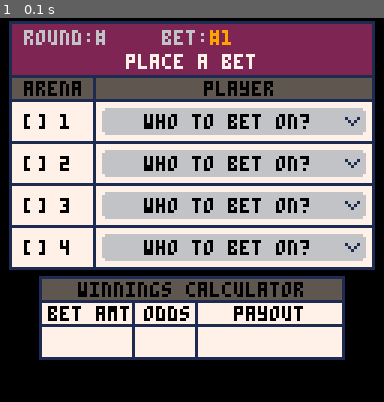
Above: before the commit, frame 1.
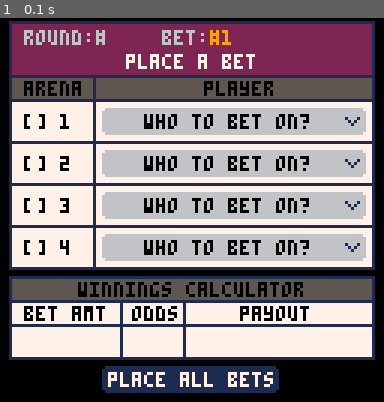
Above: after the commit, the same moment.

Repository: suspicious-smoke/club-bets-pico8
Game: PICO-8 cartridge club-bets.p8
Two runs of this game, one before a commit and one after it. Both use one fixed random seed, a clock stepped at 60 frames per second and the inputs below.
Inputs:
- Up to frame 1 (0.1 s): no input

The runs differ from the first frame. In frame 1, 8.1% of the frame differs, in the area x 2-98%, y 67-98%.

Commit message:
place bet ui

Diff:
--- a/club-bets.p8
+++ b/club-bets.p8
@@ -130,17 +130,21 @@
 	end
 
 	--winning calculator
-	rrectfill(14,87,100,26,0,7)--ticket
-	rrect(13,86,102,28,0,1)--outline
-	rrectfill(14,87,100,8,0,5)--title
+	rrectfill(4,87,120,26,0,7)--ticket
+	rrect(3,86,122,28,0,1)--outline
+	rrectfill(4,87,120,8,0,5)--title
 	print("winnings calculator",26,88,0)
-	line(13,94,114,94,1)--hline1
-	line(13,102,114,102,1)--hline2
-	print("bet amt",16,96,0)
-	line(44,94,44,112,1)--vline1
-	print("odds",48,96,0)
-	line(65,94,65,112,1)--vline2
-	print("payout",78,96,0)
+	line(3,94,124,94,1)--hline1
+	line(3,102,124,102,1)--hline2
+	print("bet amt",8,96,0)
+	line(40,94,40,112,1)--vline1
+	print("odds",44,96,0)
+	line(61,94,61,112,1)--vline2
+	print("payout",80,96,0)
+	--button
+	rrectfill(34,116,59,9,1,1)
+
+	print("place all bets",36,118,7)
 end
 
 
